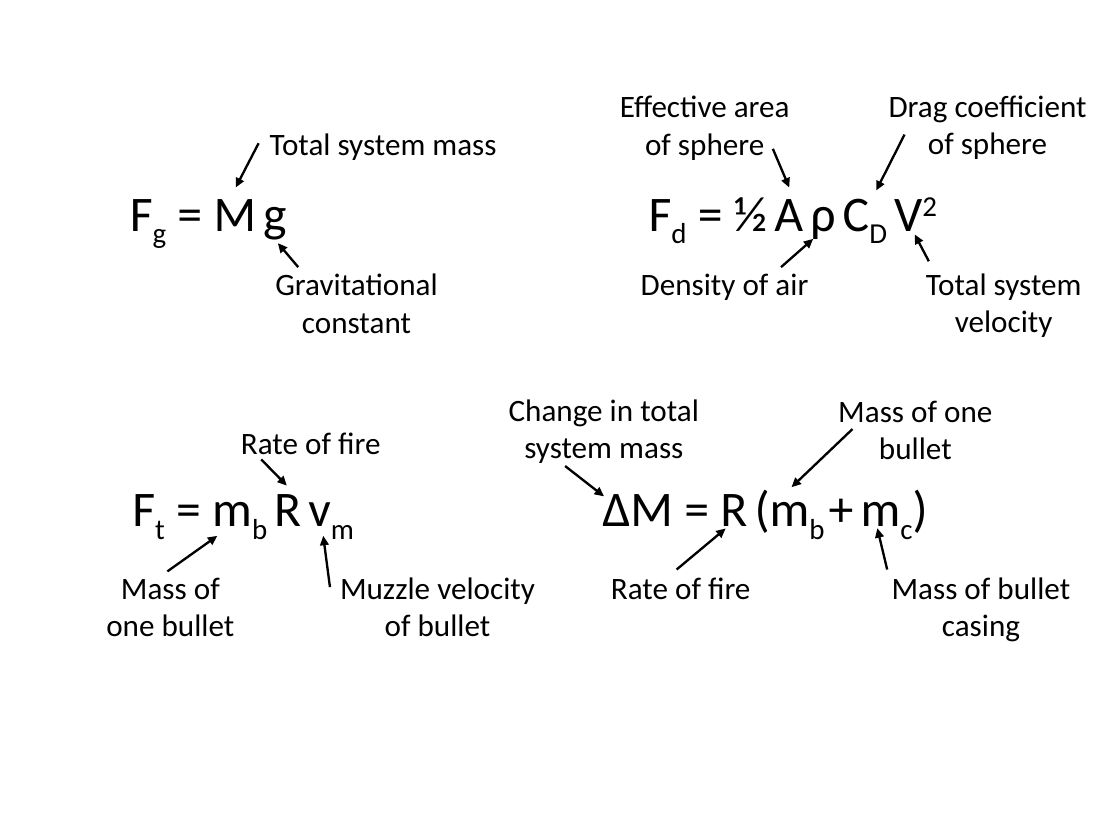
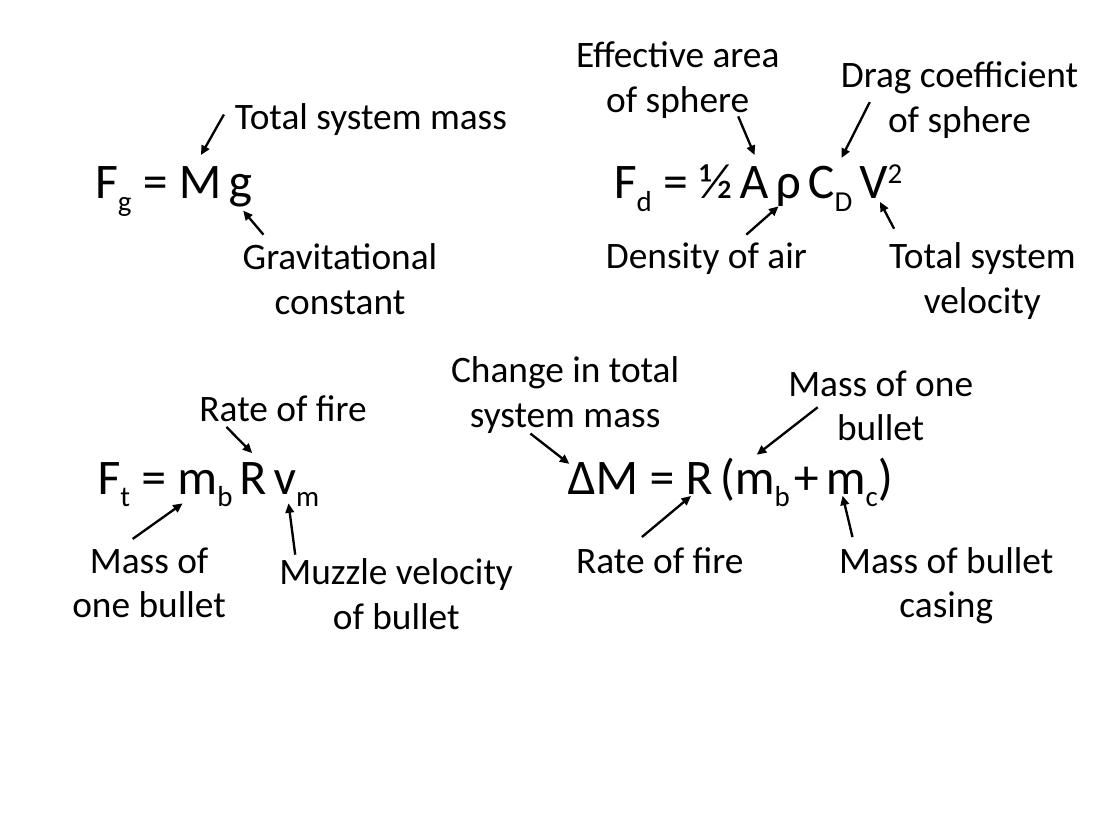
Before and after one commit to LizLeadley/Machine-Gun-Jetpack, a slide deck: slide 2 of Forces used.pptx. Drawn at 1120x840 pixels with LibreOffice and Linux fonts; fonts in the diff are those of the drawing. Boxes give left, top, right and bottom in pixels: in the first picture for what was removed or moved away, otherwise in the second. Text is boxed around its words. In the diff, an @@ line names an element or a change of style, - is before the commit and + after.

```diff
--- a/Forces used.pptx
+++ b/Forces used.pptx
@@ size 20 to 24 pt in 13 elements at [839,547,1053,624], [606,242,806,274], [576,547,744,574], [788,370,973,441], [235,103,507,135], [889,242,1076,319], [243,243,437,315], [72,547,226,618], [841,61,1078,138], [199,395,367,431], [279,553,513,630], [451,356,679,437], [576,41,780,122] @@
@@ text "Effective area of sphere": place and size @@
-text "Effective area of sphere" at [620,95,790,160]
+text "Effective area of sphere" at [576,41,780,122]
@@ text "Drag coefficient of sphere": place and size @@
-text "Drag coefficient of sphere" at [889,95,1087,159]
+text "Drag coefficient of sphere" at [841,61,1078,138]
@@ text "Total system mass": place and size @@
-text "Total system mass" at [270,133,496,160]
+text "Total system mass" at [235,103,507,135]
@@ 7 arrows: place and size @@
-7 arrows at [167,134,928,587]
+7 arrows at [132,102,894,554]
@@ text "Gravitational constant": place and size @@
-text "Gravitational constant" at [275,273,437,334]
+text "Gravitational constant" at [243,243,437,315]
@@ text "Density of air": place and size @@
-text "Density of air" at [641,273,808,300]
+text "Density of air" at [606,242,806,274]
@@ text "Total system velocity": place and size @@
-text "Total system velocity" at [926,273,1082,337]
+text "Total system velocity" at [889,242,1076,319]
@@ text "Change in total system mass": place and size @@
-text "Change in total system mass" at [509,399,699,466]
+text "Change in total system mass" at [451,356,679,437]
@@ text "Mass of one bullet": place and size @@
-text "Mass of one bullet" at [838,400,992,460]
+text "Mass of one bullet" at [788,370,973,441]
@@ text "Rate of fire": place and size @@
-text "Rate of fire" at [241,432,380,462]
+text "Rate of fire" at [199,395,367,431]
@@ arrow moved from (792, 487) - (852, 429) to (757, 455) - (818, 408) @@
@@ 5 arrows, 4 texts: place and size @@
-5 arrows, 4 texts at [214,149,887,570]
+5 arrows, 4 texts at [179,116,852,538]
@@ text "Mass of one bullet": place and size @@
-text "Mass of one bullet" at [106,577,235,637]
+text "Mass of one bullet" at [72,547,226,618]
@@ text "Rate of fire": place and size @@
-text "Rate of fire" at [611,577,750,600]
+text "Rate of fire" at [576,547,744,574]
@@ text "Mass of bullet casing": place and size @@
-text "Mass of bullet casing" at [892,577,1070,642]
+text "Mass of bullet casing" at [839,547,1053,624]
@@ text "Muzzle velocity of bullet": place and size @@
-text "Muzzle velocity of bullet" at [340,577,535,637]
+text "Muzzle velocity of bullet" at [279,553,513,630]
```
Also in this commit, not shown: 2 other files.
